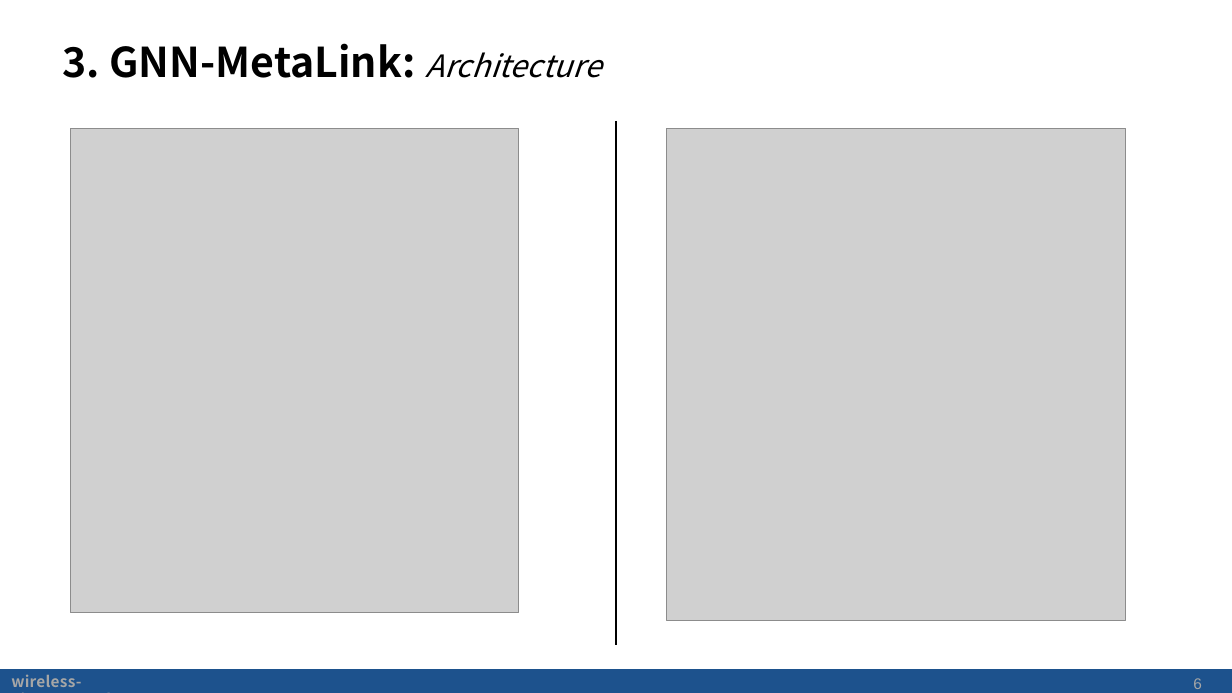
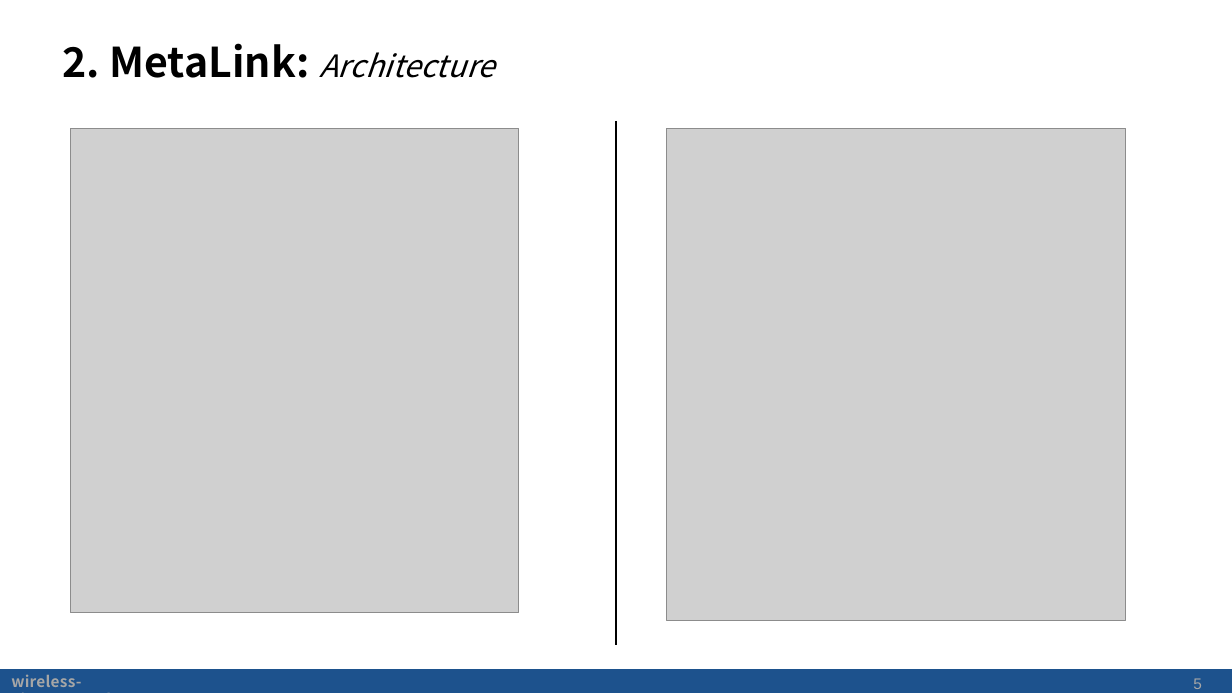
Before and after one commit to skydvn/MetaLink, a slide deck: slide 5 of Notes/MetaLink.pptx (slide 6 before the commit). Drawn at 1232x693 pixels with LibreOffice and Linux fonts; fonts in the diff are those of the drawing; grey boxes stand for pictures; background and template pictures are left out. Boxes give left, top, right and bottom in pixels: in the first picture for what was removed or moved away, otherwise in the second. Text is boxed around its words. In the diff, an @@ line names an element or a change of style, - is before the commit and + after.

```diff
--- a/Notes/MetaLink.pptx
+++ b/Notes/MetaLink.pptx
@@ title at bbox=[62, 43, 495, 78]: text changed; size 32 to 24 pt; bold off; italic on @@
-3. GNN-MetaLink: Architecture
+2. MetaLink: Architecture
@@ page number at bbox=[1193, 678, 1202, 689]: text changed @@
-6
+5
```
